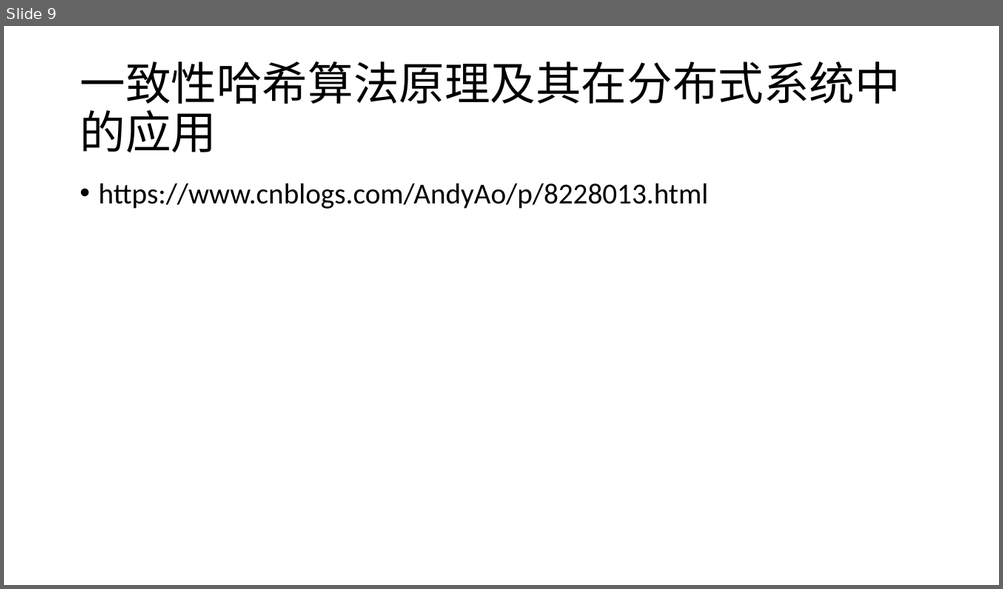
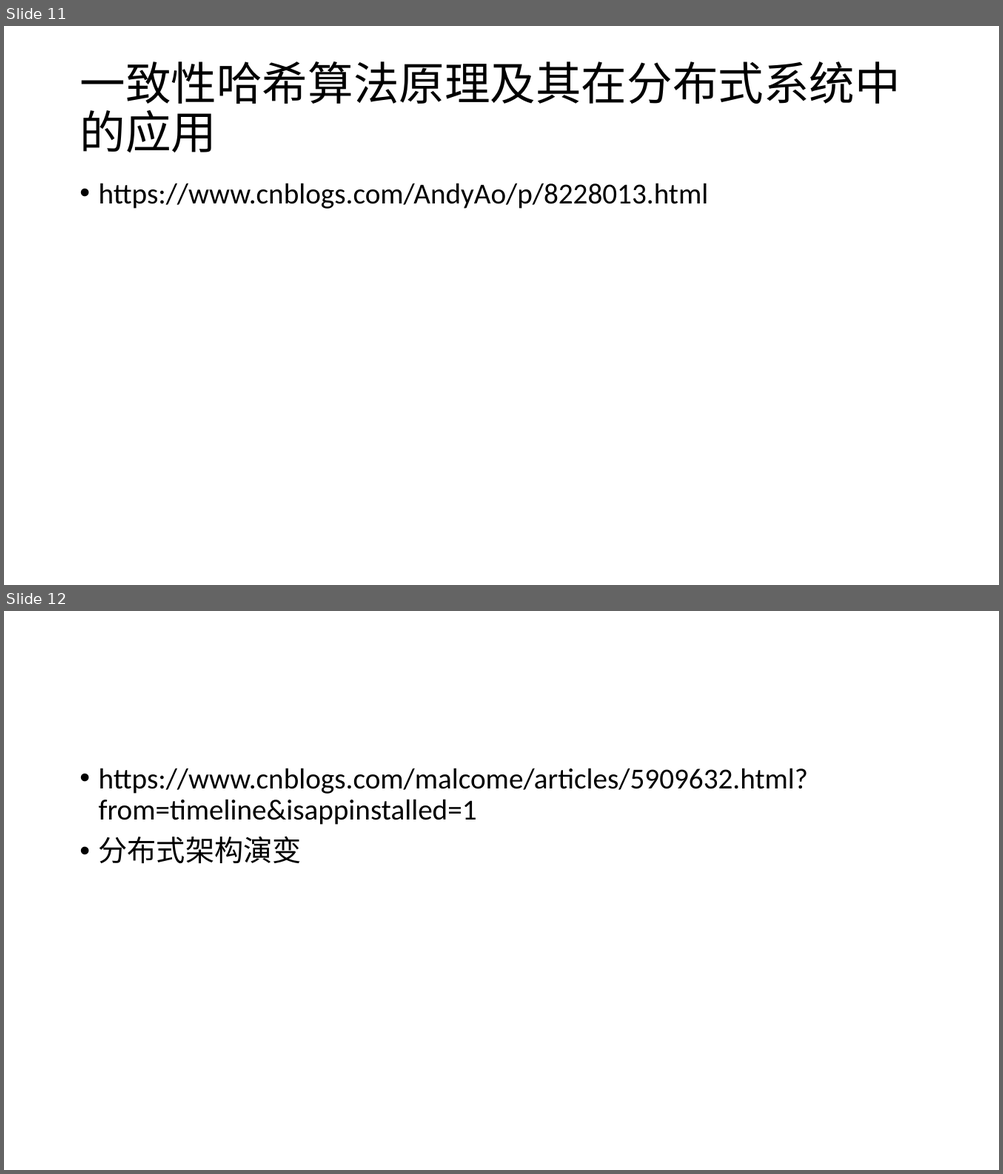
Before and after one commit to jungle0127/springcloudstudy, a slide deck: docs/distributedsystem.pptx. Shown one above the other, each under a label of ours: slide 9 before the commit, slides 11 and 12 after it. The pictures are 1003x589 and 1003x1174 pixels, drawn with LibreOffice and Linux fonts; fonts in the diff are those of the drawing. Boxes give left, top, right and bottom in pixels: in the first picture for what was removed or moved away, otherwise in the second. Text is boxed around its words. In the diff, an @@ line names an element or a change of style, - is before the commit and + after.

```diff
--- a/docs/distributedsystem.pptx
+++ b/docs/distributedsystem.pptx
@@ slide 12 added at [4,611,999,1170], background #FFFFFF @@
@@ text added at [99,768,808,864], 28 pt, text #000000 @@
+• https://www.cnblogs.com/malcome/articles/5909632.html?from=timeline&isappinstalled=1
+• 分布式架构演变
@@ what was slide 9 is now slide 11 @@
```
Also in this commit, not shown: 2 other slides added, 1 slide removed, 22 other files.
